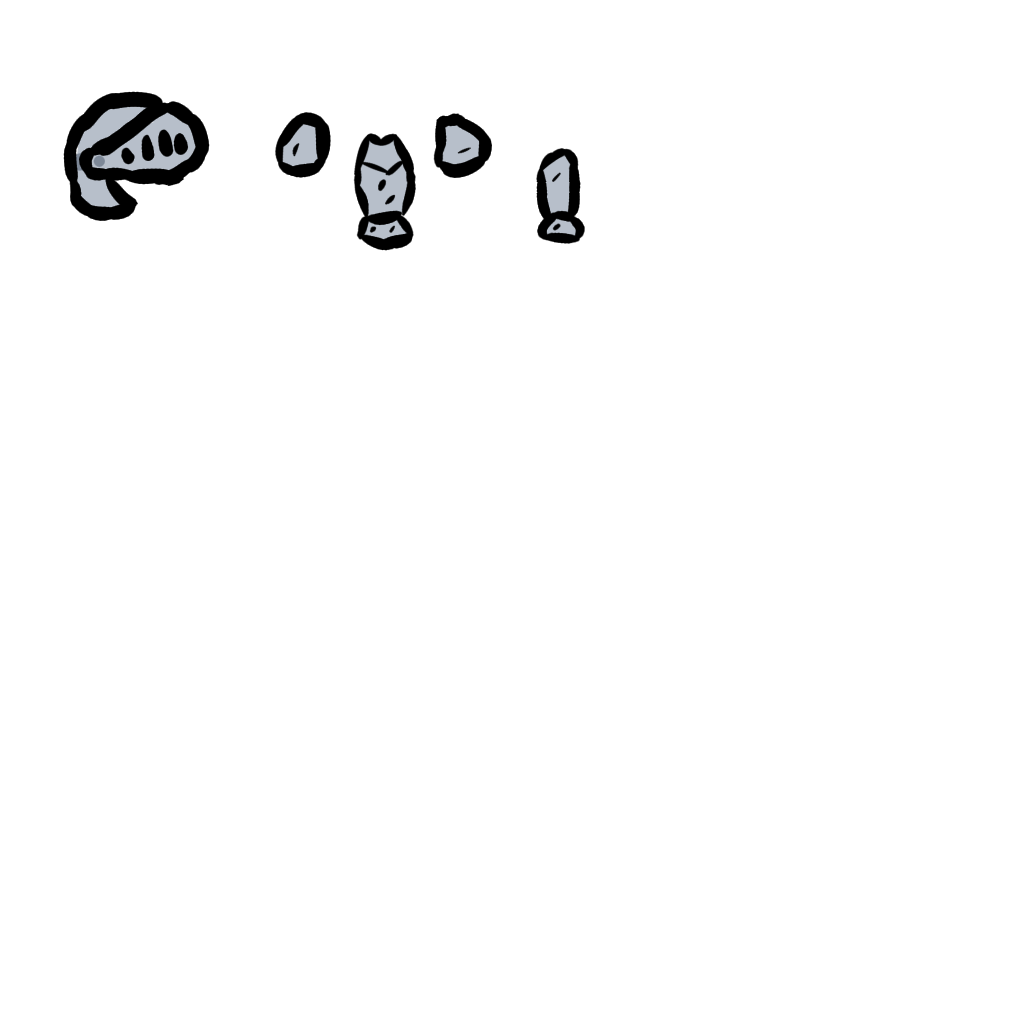
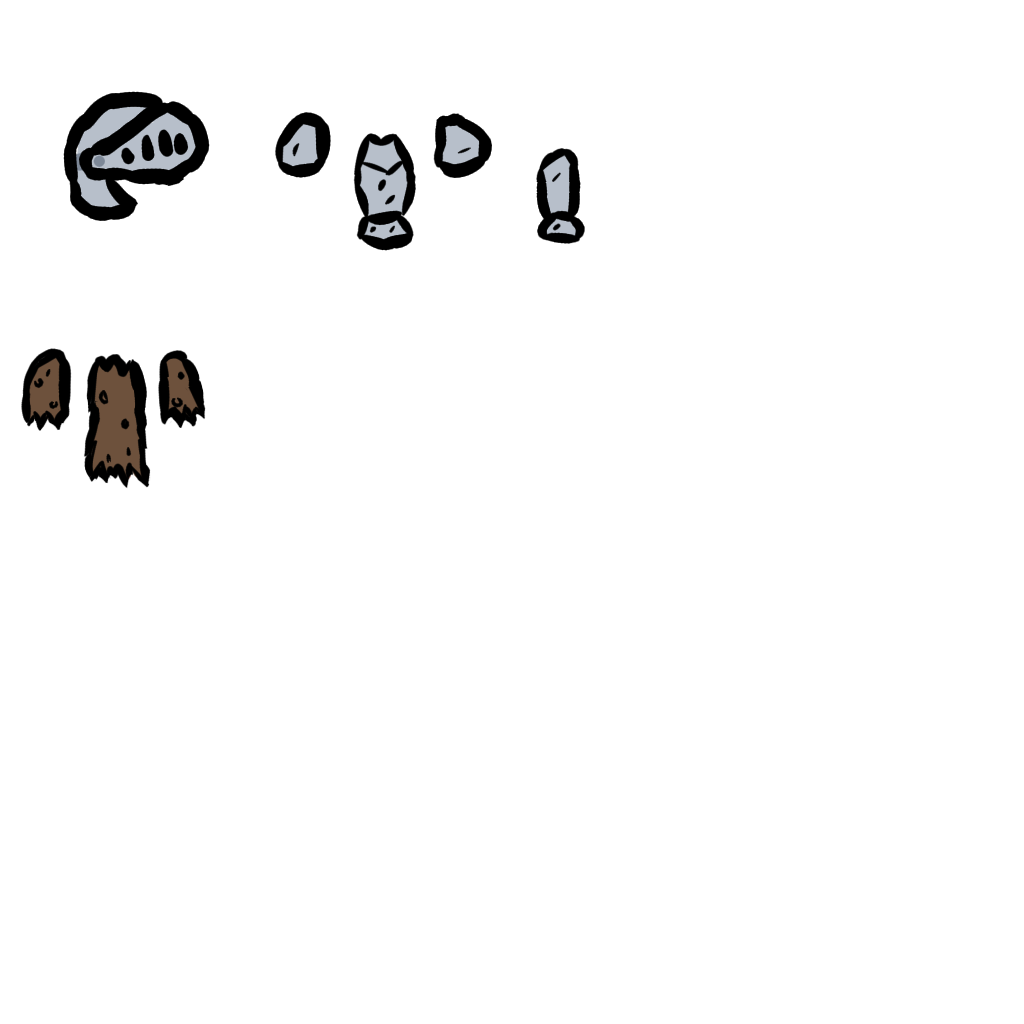
Before/after of a w=1024, h=1024 layered artwork. What changed in the layer stack:
added layer "Outline" (4th of 4) above "Color" over (x1=21, y1=348, x2=206, y2=489)
added layer "Color" (4th of 4) above "sketch" over (x1=21, y1=348, x2=206, y2=489)
